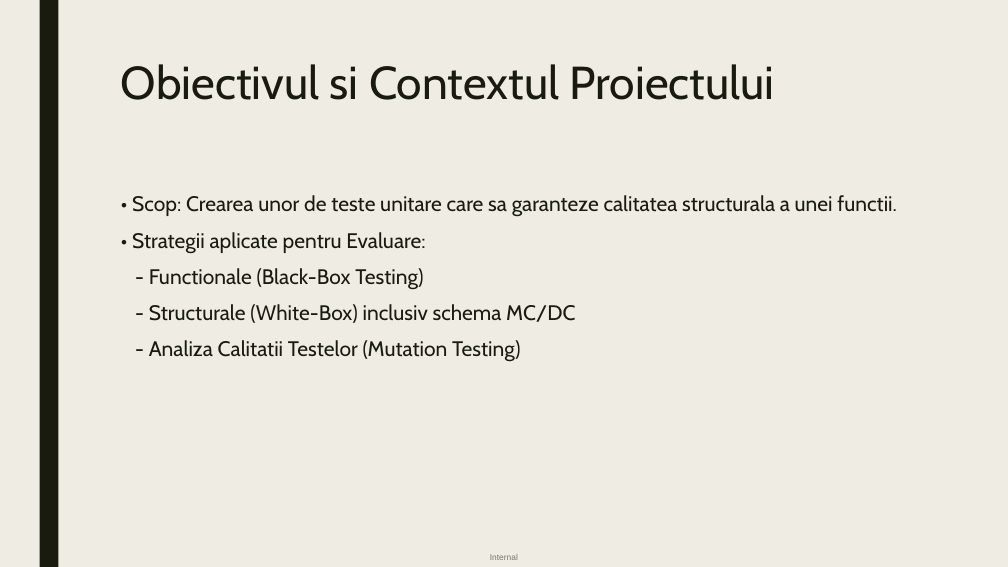
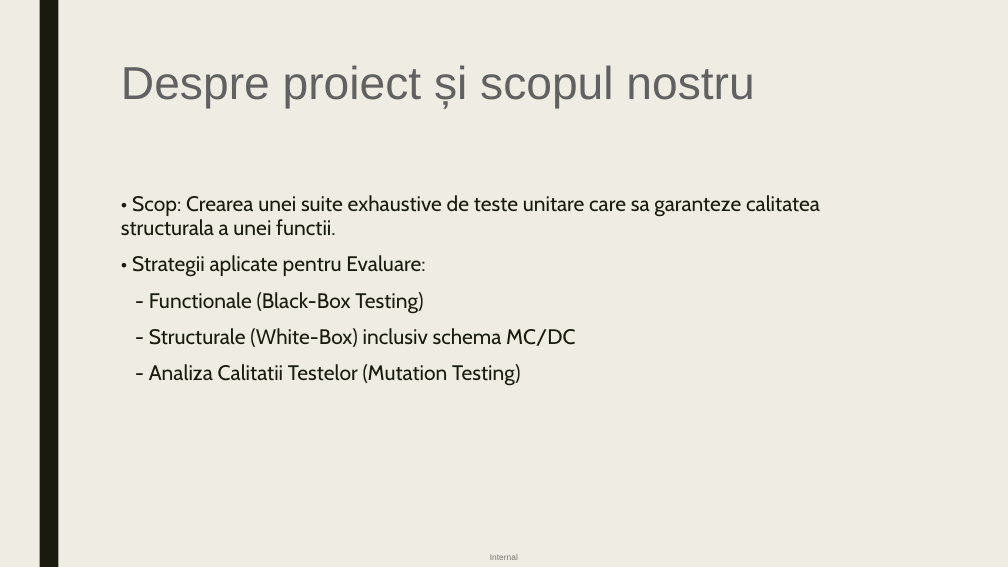
Before and after one commit to apostoltudor/BachelorsDegree-UNIBUC-FMI, a slide deck: slide 2 of TSS.pptx. Drawn at 1008x567 pixels with LibreOffice and Linux fonts; fonts in the diff are those of the drawing. Boxes give left, top, right and bottom in pixels: in the first picture for what was removed or moved away, otherwise in the second. Text is boxed around its words. In the diff, an @@ line names an element or a change of style, - is before the commit and + after.

Commit message:
Finalizare proiect TSS: actualizare completa README, adaugare Raport AI si dovezi teste AI

```diff
--- a/TSS.pptx
+++ b/TSS.pptx
@@ title at bbox=[121, 65, 754, 109]: text changed; font Cabin to Arial; text colour #191B0E to #616161 @@
-Obiectivul si Contextul Proiectului
+Despre proiect și scopul nostru
@@ text at bbox=[121, 195, 820, 236]: text changed @@
-• Scop: Crearea unor de teste unitare care sa garanteze calitatea structurala a unei functii.
+• Scop: Crearea unei suite exhaustive de teste unitare care sa garanteze calitatea structurala a unei functii.
```
Also in this commit, not shown: 5 other slides changed, 7 slides added, 2 slides removed, 17 other files.
